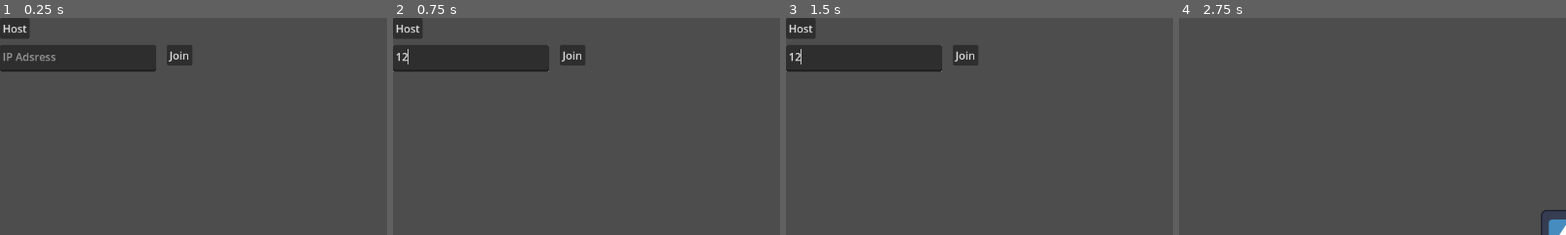
Above: before the commit, frames 1-4 (left to right).
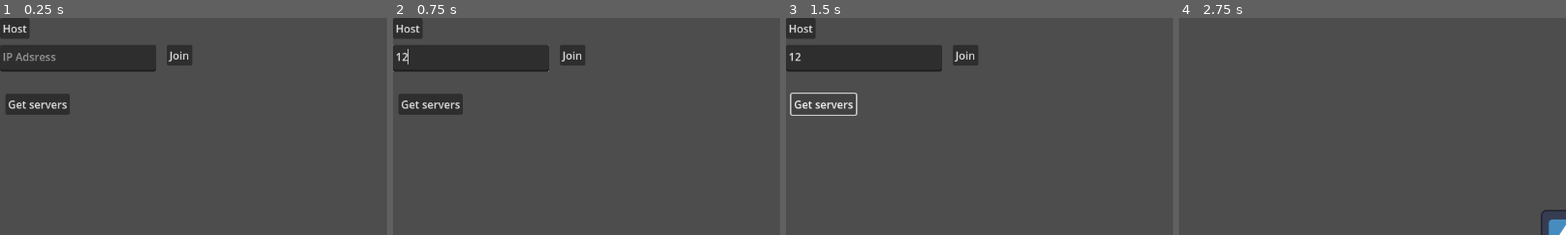
Above: after the commit, the same moments.

Repository: M41T4P-GAMES/Overworked
Game: Godot game, scene res://Scenes/menu.tscn
Two runs of this game, one before a commit and one after it. Both use one fixed random seed, a clock stepped at 60 frames per second and the inputs below. The engine's default icon, where the game draws it, is replaced by a stand-in: a white triangle on a blue panel in a dark square.
Inputs (mouse positions are % of the whole screen's width and height, from its top left):
- Up to frame 1 (0.25 s): no input
- Up to frame 2 (0.75 s): click (10, 9) at 0.52 s; type "12" at 0.6 s
- Up to frame 3 (1.5 s): click (5, 20) at 1.25 s, where only the run after the commit has a clickable "Get servers"
- Up to frame 4 (2.75 s): click "Host" at 2 s
The pictures show only the part of the screen within x 0-50%, y 0-50%; the shares and areas given below are measured in that part.

The runs differ from the first frame. In frame 1, 1.5% of the frame differs, in the area x 1-19%, y 34-45%; in frame 2, 1.5%; in frame 3, 0.6%; in frame 4, nothing differs.

Commit message:
Added server browser

Diff:
--- a/Scenes/main.tscn
+++ b/Scenes/main.tscn
@@ -8,3 +8,8 @@
 [node name="MultiplayerSpawner" type="MultiplayerSpawner" parent="."]
 _spawnable_scenes = PackedStringArray("uid://ckmv5npbdlsn7")
 spawn_path = NodePath("..")
+
+[node name="Udp_timer" type="Timer" parent="."]
+autostart = true
+
+[connection signal="timeout" from="Udp_timer" to="." method="_on_udp_timer_timeout"]
--- a/Scenes/menu.tscn
+++ b/Scenes/menu.tscn
@@ -33,5 +33,17 @@
 offset_bottom = 80.0
 placeholder_text = "IP Adsress"
 
+[node name="Get_servers" type="Button" parent="."]
+layout_mode = 0
+offset_left = 8.0
+offset_top = 113.0
+offset_right = 104.0
+offset_bottom = 144.0
+text = "Get servers"
+
+[node name="browser_timer" type="Timer" parent="."]
+
 [connection signal="pressed" from="Host" to="." method="_on_host_pressed"]
 [connection signal="pressed" from="Join" to="." method="_on_join_pressed"]
+[connection signal="pressed" from="Get_servers" to="." method="_on_get_servers_pressed"]
+[connection signal="timeout" from="browser_timer" to="." method="_on_browser_timer_timeout"]
--- a/Scripts/main.gd
+++ b/Scripts/main.gd
@@ -18,3 +18,18 @@
 
 func _on_server_disconnected():
 	get_tree().change_scene_to_file("res://Scenes/menu.tscn")
+
+
+func send_udp():
+	if multiplayer.is_server():
+		var udp = PacketPeerUDP.new()
+		udp.bind(1235)
+		udp.set_broadcast_enabled(true)
+		udp.set_dest_address("255.255.255.255", 1236)
+		var info = {"players": multiplayer.get_peers().size() + 1}
+		var text = JSON.stringify(info)
+		var bytes = text.to_ascii_buffer()
+		udp.put_packet(bytes)
+
+func _on_udp_timer_timeout() -> void:
+	send_udp()
--- a/Scripts/menu.gd
+++ b/Scripts/menu.gd
@@ -1,6 +1,6 @@
 extends Control
 var PORT = 1234
-
+var udp : PacketPeerUDP
 
 var peer = ENetMultiplayerPeer.new()
 
@@ -21,3 +21,16 @@
 
 func _on_connected_to_server():
 	get_tree().change_scene_to_file("res://Scenes/main.tscn")
+
+
+func _on_get_servers_pressed() -> void:
+	udp = PacketPeerUDP.new()
+	udp.bind(1236)
+	$browser_timer.start()
+
+
+
+func _on_browser_timer_timeout() -> void:
+	if udp.get_available_packet_count() > 1:
+		print(udp.get_packet_ip())
+		print(udp.get_packet().get_string_from_ascii())
